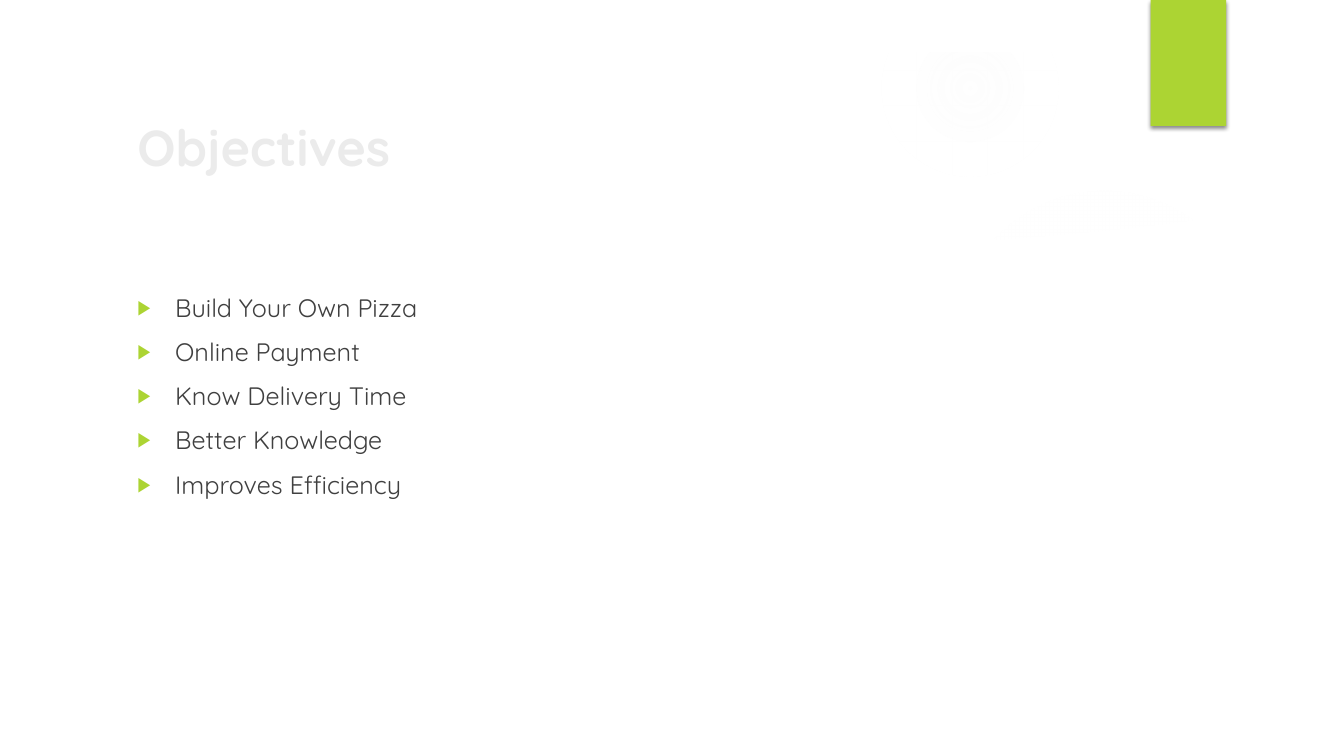
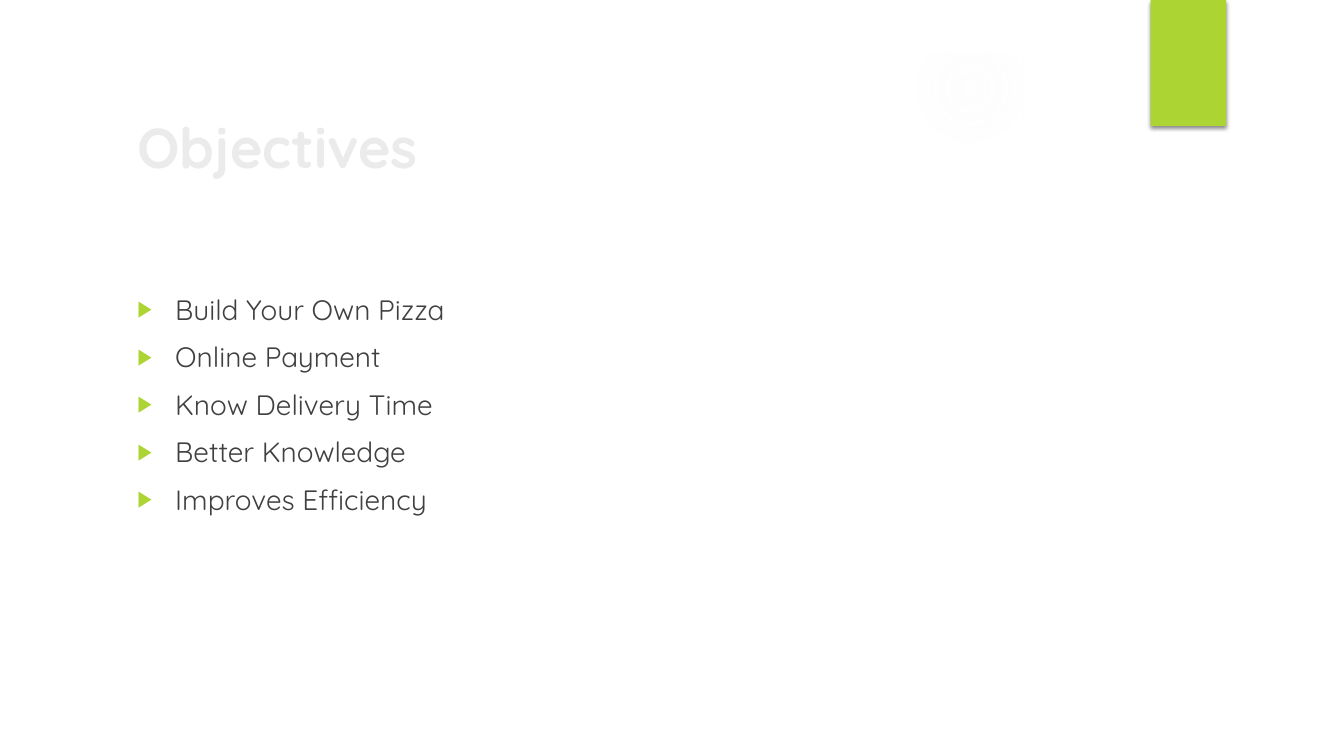
Before and after one commit to nsuspring2019cse299sec4/Group-7, a slide deck: slide 3 of Documentation/Proposal/Proposal_Group7.pptx. Drawn at 1344x756 pixels with LibreOffice and Linux fonts; fonts in the diff are those of the drawing; background and template pictures are left out. Boxes give left, top, right and bottom in pixels: in the first picture for what was removed or moved away, otherwise in the second. Text is boxed around its words. In the diff, an @@ line names an element or a change of style, - is before the commit and + after.

```diff
--- a/Documentation/Proposal/Proposal_Group7.pptx
+++ b/Documentation/Proposal/Proposal_Group7.pptx
@@ title "Objectives" at [127,107,1093,185]: size 36 to 40 pt @@
@@ text "Build Your Own Pizza" at [175,299,444,516]: size 18 to 20 pt @@
```
Also in this commit, not shown: 5 other slides changed, 5 slides added.
